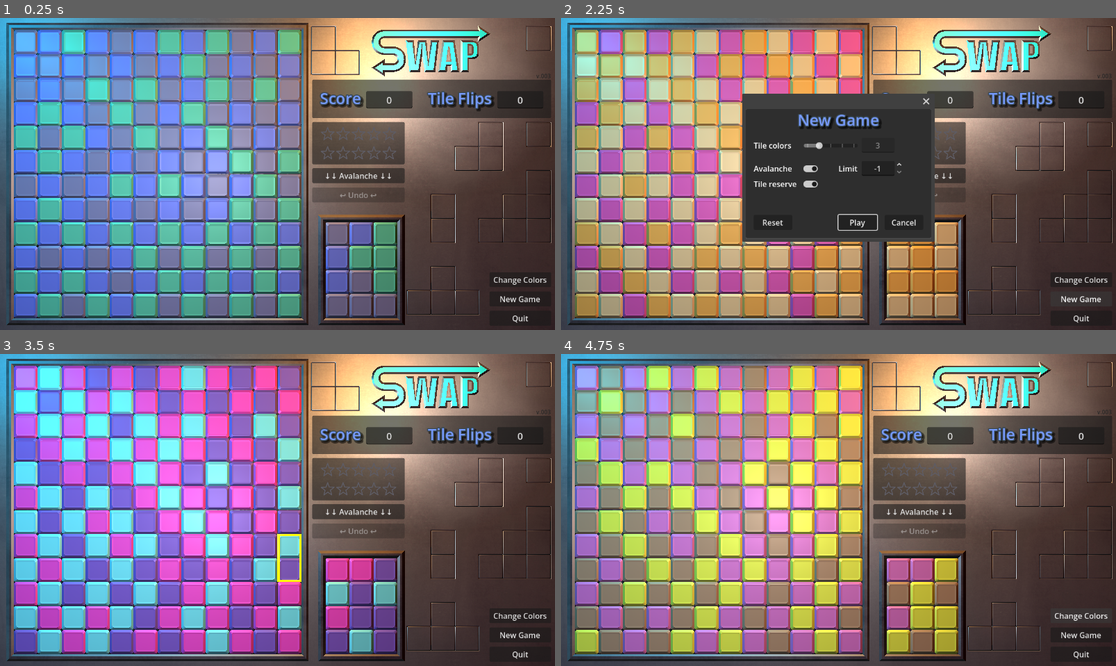
Above: before the commit, frames 1-4 (two rows, left to right).
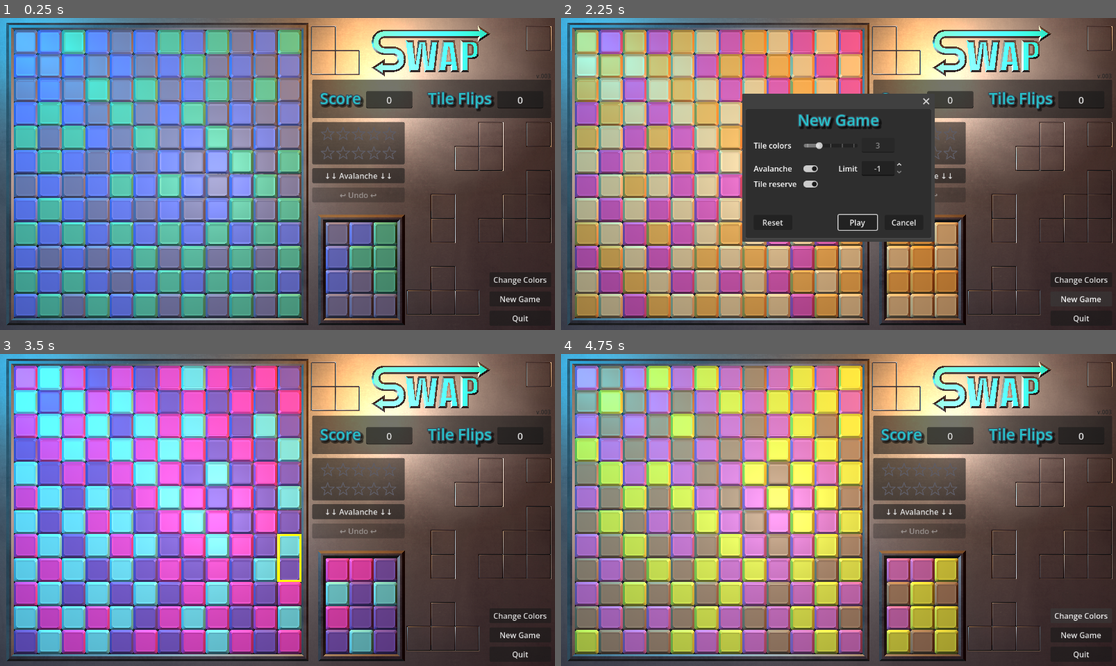
Above: after the commit, the same moments.

Repository: oxben/Swap
Game: Godot game, scene res://scenes/main.tscn
Same seed, same stepped clock (60 frames per second), same inputs: the game is played once before the commit and once after it.
Inputs:
- Up to frame 1 (0.25 s): no input
- Up to frame 2 (2.25 s): click "New Game" at 0.5 s; click "Play" at 1.25 s; click "New Game" at 2 s
- Up to frame 3 (3.5 s): click "Play" at 2.75 s
- Up to frame 4 (4.75 s): click "↓↓ Avalanche ↓↓" at 3.5 s; click "Change Colors" at 4.25 s

The runs differ from the first frame. In frame 1, 0.3% of the frame differs, in the area x 57-89%, y 23-29%; in frame 2, 0.4%, in the area x 42-89%, y 23-35%; in frame 3, 0.3%; in frame 4, 0.3%.

Commit message:
Add icon

Diff:
--- a/swap/assets/textures/SwapLogo.tres
+++ b/swap/assets/textures/SwapLogo.tres
@@ -3,7 +3,7 @@
 [resource]
 resource_name = "SwapLogo"
 cull_mode = 2
-albedo_color = Color(0.10752512, 0.5744895, 0.60523117, 1)
+albedo_color = Color(0.105882354, 0.57254905, 0.6039216, 1)
 metallic = 0.8
 roughness = 0.7
 stencil_flags = 2
--- a/swap/assets/ui/score_label_settings.tres
+++ b/swap/assets/ui/score_label_settings.tres
@@ -2,9 +2,9 @@
 
 [resource]
 font_size = 32
-font_color = Color(0.46622962, 0.60862476, 1, 1)
+font_color = Color(0.1531572, 0.7569674, 0.7975592, 1)
 outline_size = 8
-outline_color = Color(0.2208, 0.28032, 0.32, 1)
+outline_color = Color(0.2335869, 0.29440784, 0.33703026, 1)
 shadow_size = 12
 shadow_color = Color(0, 0, 0, 0.5019608)
 shadow_offset = Vector2(4, 4)
--- a/swap/project.godot
+++ b/swap/project.godot
@@ -15,7 +15,7 @@
 config/version="1.0"
 run/main_scene="uid://155xx7s6y6ta"
 config/features=PackedStringArray("4.6", "Forward Plus")
-config/icon="res://icon.svg"
+config/icon="uid://c6uybqwvr1x3w"
 
 [autoload]
 
Not shown, changed: swap/export_presets.cfg
Binary file added: swap/icon.png
Not shown, added: swap/icon.png.import
